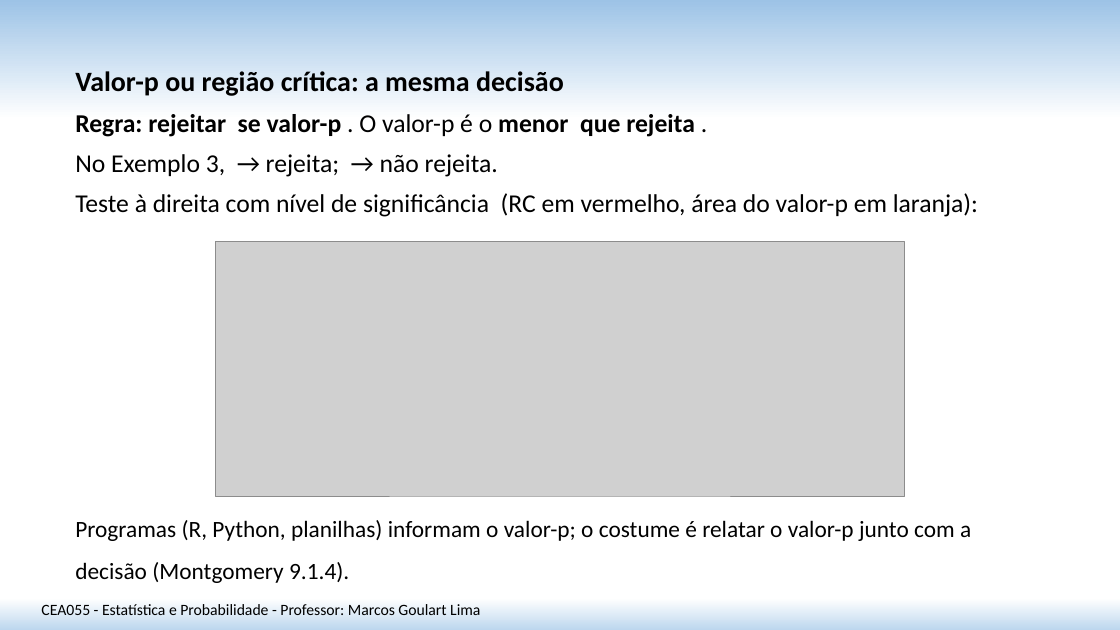
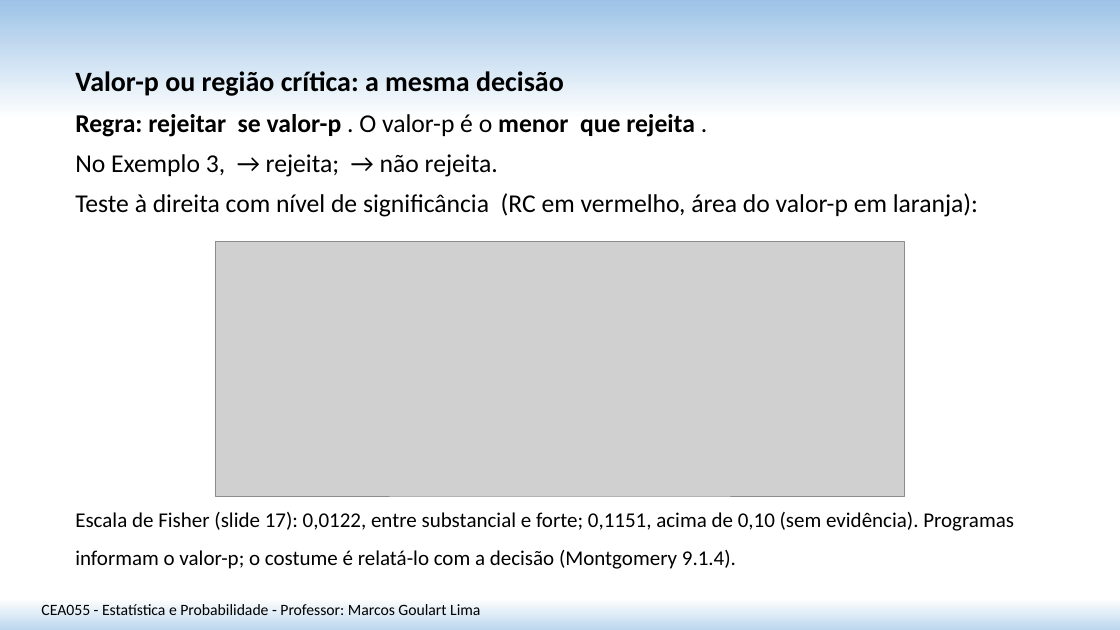
Before and after one commit to matmarcos/minhas-aulas, a slide deck: slide 18 of content/2026-2/cea055-estatistica-probabilidade/21-teste-hipotese-media-var-conhecida/Aula_21_Teste_Hipotese_Media_Var_Conhecida_SITE.pptx (slide 16 before the commit). Drawn at 1120x630 pixels with LibreOffice and Linux fonts; fonts in the diff are those of the drawing; grey boxes stand for pictures. Boxes give left, top, right and bottom in pixels: in the first picture for what was removed or moved away, otherwise in the second. Text is boxed around its words. In the diff, an @@ line names an element or a change of style, - is before the commit and + after.

```diff
--- a/content/2026-2/cea055-estatistica-probabilidade/21-teste-hipotese-media-var-conhecida/Aula_21_Teste_Hipotese_Media_Var_Conhecida_SITE.pptx
+++ b/content/2026-2/cea055-estatistica-probabilidade/21-teste-hipotese-media-var-conhecida/Aula_21_Teste_Hipotese_Media_Var_Conhecida_SITE.pptx
@@ text at [75,512,1014,569]: text changed; size 20 to 18 pt @@
-Programas (R, Python, planilhas) informam o valor-p; o costume é relatar o valor-p junto com a decisão (Montgomery 9.1.4).
+Escala de Fisher (slide 17): 0,0122, entre substancial e forte; 0,1151, acima de 0,10 (sem evidência). Programas informam o valor-p; o costume é relatá-lo com a decisão (Montgomery 9.1.4).
```
Also in this commit, not shown: 10 other slides changed, 2 slides added, 1 other file.
